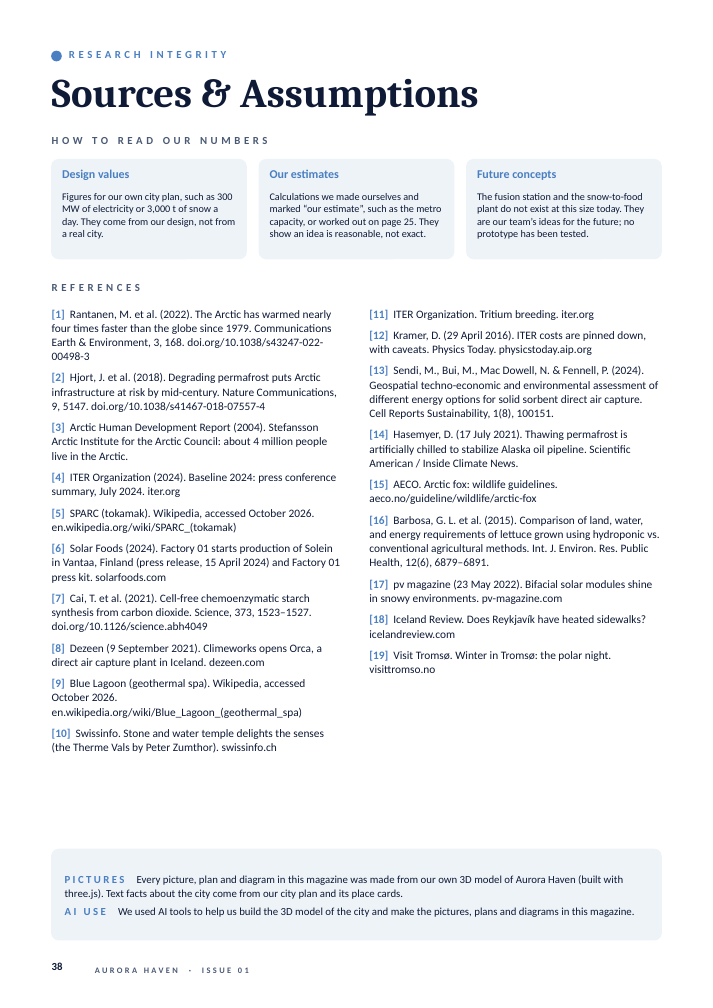
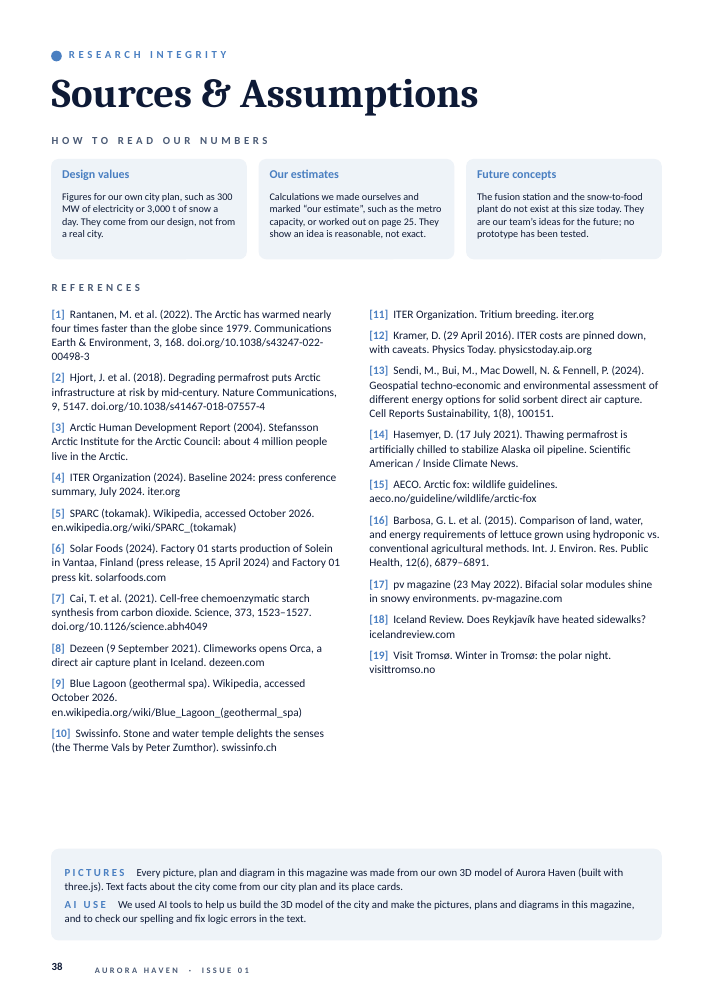
Before and after one commit to HiroKasumi-bit/chatbox-bi-n-o, a slide deck: slide 38 of output/Aurora_Haven_Magazine.pptx. Drawn at 713x1008 pixels with LibreOffice and Linux fonts; fonts in the diff are those of the drawing. Boxes give left, top, right and bottom in pixels: in the first picture for what was removed or moved away, otherwise in the second. Text is boxed around its words. In the diff, an @@ line names an element or a change of style, - is before the commit and + after.

```diff
--- a/output/Aurora_Haven_Magazine.pptx
+++ b/output/Aurora_Haven_Magazine.pptx
@@ text at <box>65,900,634,924</box>: text changed @@
-AI USE We used AI tools to help us build the 3D model of the city and make the pictures, plans and diagrams in this magazine.
+AI USE We used AI tools to help us build the 3D model of the city and make the pictures, plans and diagrams in this magazine, and to check our spelling and fix logic errors in the text.
```
Also in this commit, not shown: 3 other files.
